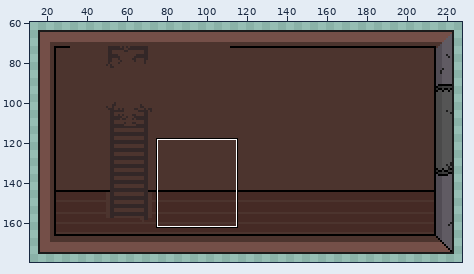
Pixel-art file -- Resources/Images/LoadCannon.aseprite. The picture above shows the old version from afar; the outline marks the close-up.
Close-up. Before the edit:
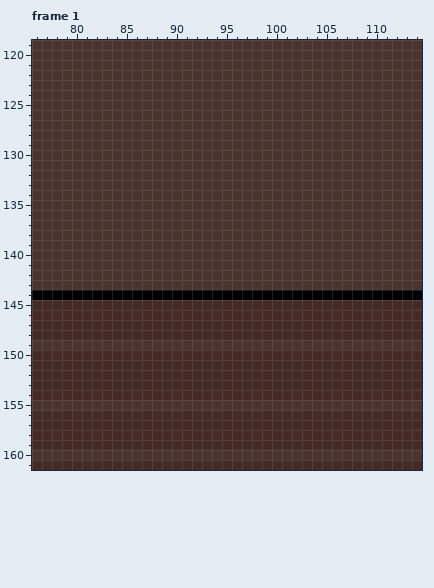
240x240 pixels, 50 frames. Colours within 5 levels of each other are drawn and written as one. Shown: frame 1: x 76..114, y 119..161. The wide view leaves out empty margins. The commit also changed other frames or places, which this record leaves out.
And afterwards:
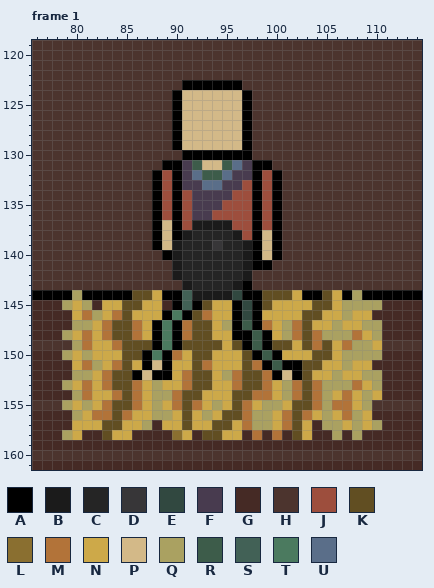
Palette (. is transparent): A #000000  B #1b1b1b  C #252525  D #373638  E #314840  F #483b4f  G #452a25  H #4c342e  J #9d4e3d  K #614e22  L #8a6f30  M #b27339  N #cda949  P #d3b988  Q #aaa161  R #3d5c4a  S #426156  T #4b7a5f  U #5a6e89
The exact change:
layer "StrawDamping" now shown
layer "Head" now shown
layer "Torso" now shown
layer "Leg2" now shown
layer "Leg1" now shown
layer "Arm1" now shown
layer "Arm2" now shown
layer "CannonBall" now shown
Changed rows in their new state; - is an unchanged pixel.
Frame 1:
first column x 79:
123 ------------AAAAAA--------------
124 -----------APPPPPPA-------------
125 -----------APPPPPPA-------------
126 -----------APPPPPPA-------------
127 -----------APPPPPPA-------------
128 -----------APPPPPPA-------------
129 -----------APPPPPPA-------------
130 ------------AAAAAAA-------------
131 ----------AAFRPPRUFAA-----------
132 ---------AJAFURRUFFAJA----------
133 ---------AJAFFUUFFJAJA----------
134 ---------AJAJFFFFJJAJA----------
135 ---------AJAJFFFJJJAJA----------
136 ---------AJAJFFJJJJAJA----------
137 ---------APAJBBBBJJAJA----------
138 ---------APABCCCCBJAPA----------
139 ---------APBCCCDCCBAPA----------
140 ----------ABCCCCCCBAPA----------
141 -----------BCCCCCCBAA-----------
142 -----------BCCCCCCB-------------
143 ------------BCCCCBA-------------
144 -Q-----KKN--SBBBBE--KKKN--KN-Q--
145 QNQ-NNKKNN-ASAKNNAEAKNNNNKKNQQQQ
146 -NMQNMKNNNATAKMNNAEANNNNKKNNQNN-
147 -QQNMKKMNATAMKKNQARAMNQMKNNQNNQQ
148 QNMNMKKMNATAMKKNNAARANQMKMQQQMNQ
149 -QMNNMKKKATAKKKKNKARAKKNKMKNMQQN
150 QNQNNNKKATAMNKKNNNKARANNNKKNQQQQ
151 -NMQNMKNAPANNKMNNNKMARAAKKNNQNN-
152 -QQNMKKAPAANMKKNQMKKMAPAKNNQNNQQ
153 QNMNMKKMNQNNMKKNNMKKMNQMKMQQQMNQ
154 -QMNNMKMNQQMKKNNNKKMMNQMKMQNMNQN
155 QNQNMKKMNQNMKMNQNKMNQQNKKMQMMNQ-
156 -QNMMKMNNQQNKNQNKKMQQNMKMNQNMQN-
157 -NNNKKNNQ-NNKNNKKNMQQNMKN-QQNQNQ
158 QN--KNN----LN-KKNN-M-M-KN--Q-Q--
Boxes around the changes in both close-ups, in picture pixels (x1, y1, x2, y2):
changed: (62, 80, 382, 440)
